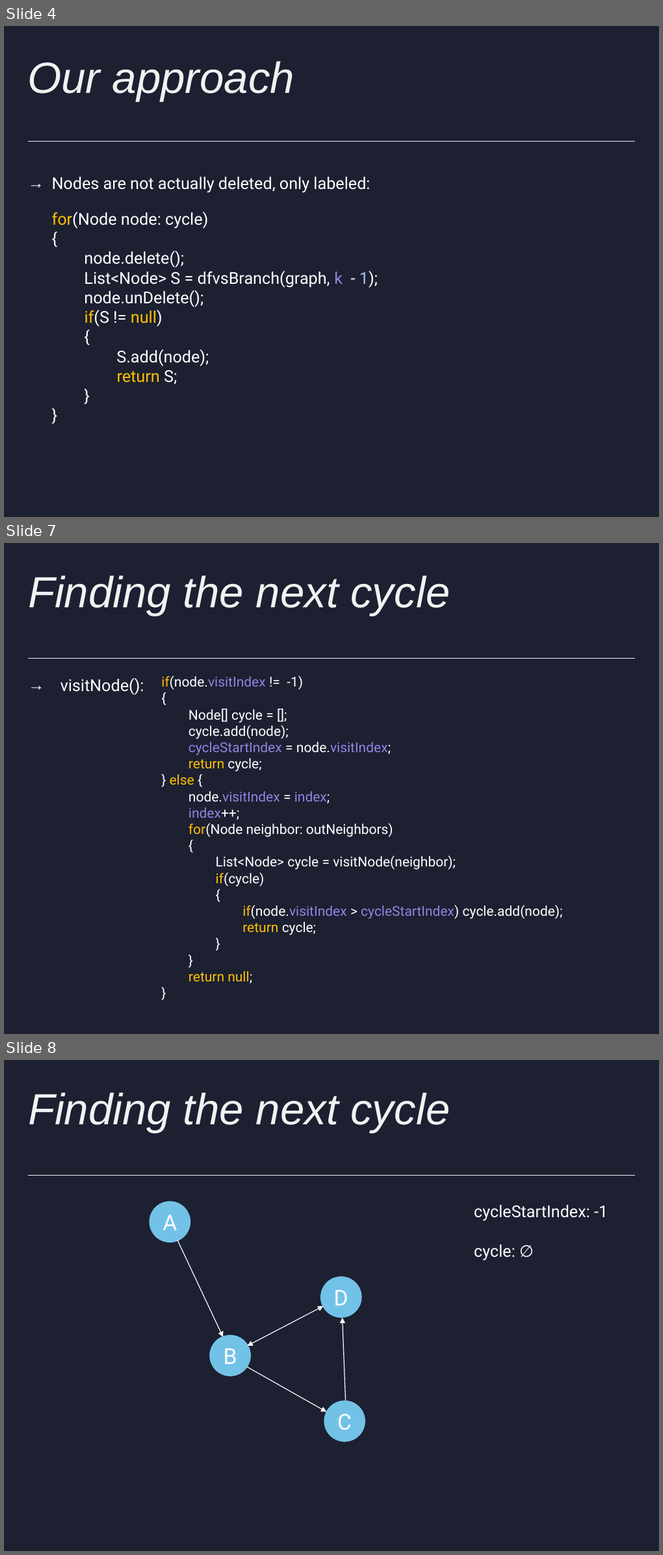
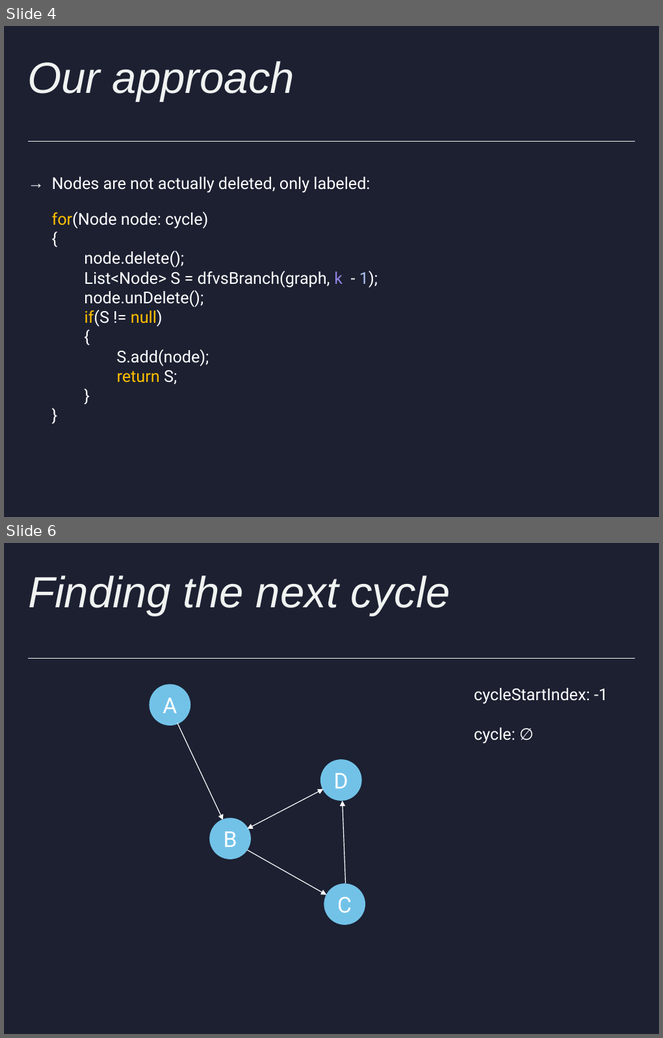
Before and after one commit to HenriDickel/DFVS-Solver, a slide deck: DFVS_Solver/out/production/DFVS_Solver/presentations/Präsentation.pptx. Shown one above the other, each under a label of ours: slides 4, 7 and 8 before the commit, slides 4 and 6 after it; the slides between them are not shown. The pictures are 663x1555 and 663x1038 pixels, drawn with LibreOffice and Linux fonts; fonts in the diff are those of the drawing. Boxes give left, top, right and bottom in pixels: in the first picture for what was removed or moved away, otherwise in the second. Text is boxed around its words. In the diff, an @@ line names an element or a change of style, - is before the commit and + after.

```diff
--- a/DFVS_Solver/out/production/DFVS_Solver/presentations/Präsentation.pptx
+++ b/DFVS_Solver/out/production/DFVS_Solver/presentations/Präsentation.pptx
@@ slide 7 removed at [4,543,659,1034], background #1C2031 @@
@@ title removed at [28,575,450,616] @@
-Finding the next cycle
@@ line removed from (28, 658) to (635, 658) @@
@@ text removed at [61,678,144,695] @@
-→ visitNode():
@@ text removed at [161,676,563,984] @@
-if(node.visitIndex != -1)
-{
-Node[] cycle = [];
-cycle.add(node);
-cycleStartIndex = node.visitIndex;
-return cycle;
-} else {
-node.visitIndex = index;
-index++;
-for(Node neighbor: outNeighbors)
-{
-List<Node> cycle = visitNode(neighbor);
-if(cycle)
-{
-if(node.visitIndex > cycleStartIndex) cycle.add(node);
-return cycle;
-}
-}
-return null;
-}
@@ what was slide 8 is now slide 6 @@
```
Also in this commit, not shown: 14 slides changed, 4 slides added, 4 other slides removed, 49 other files.
